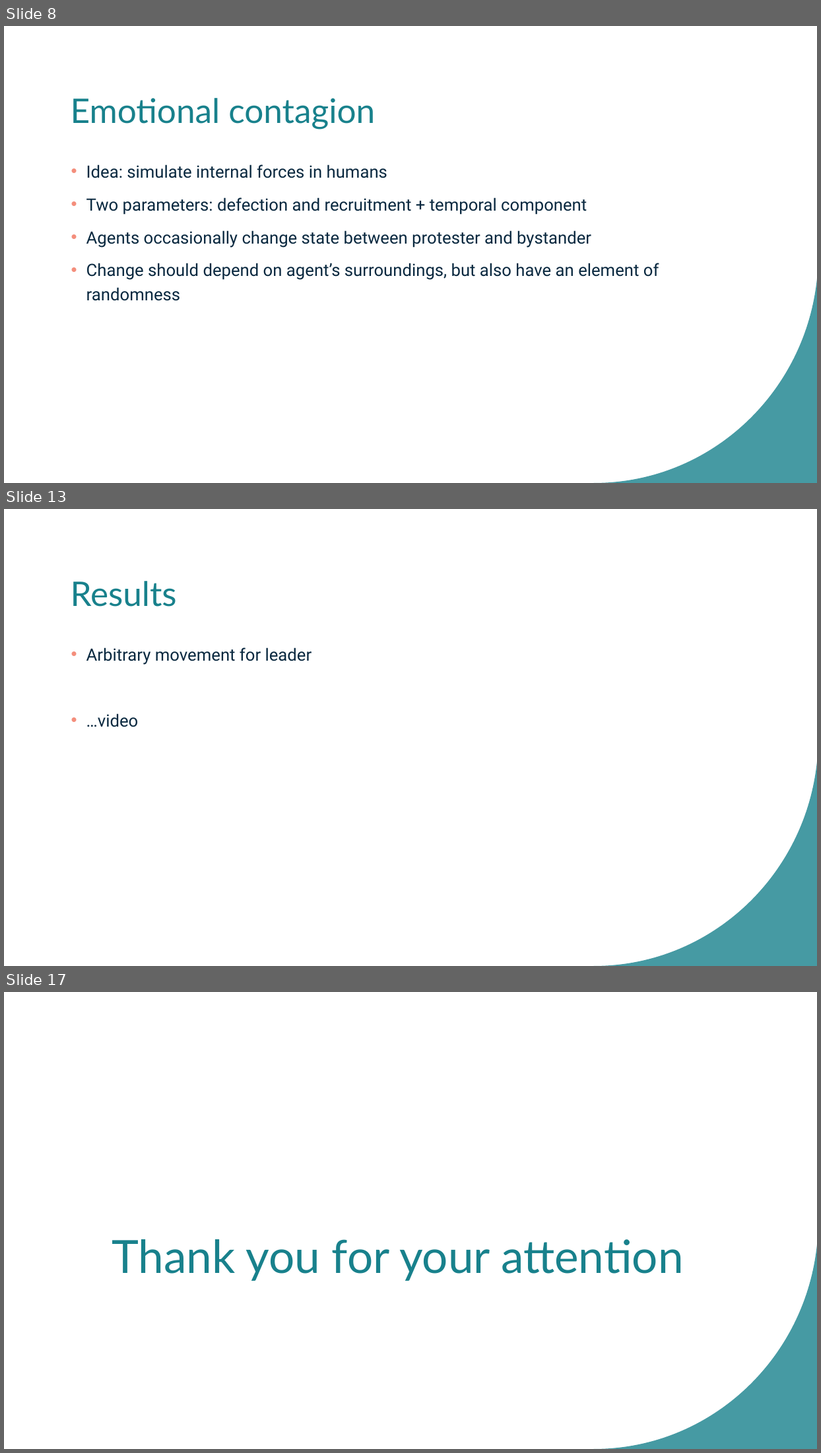
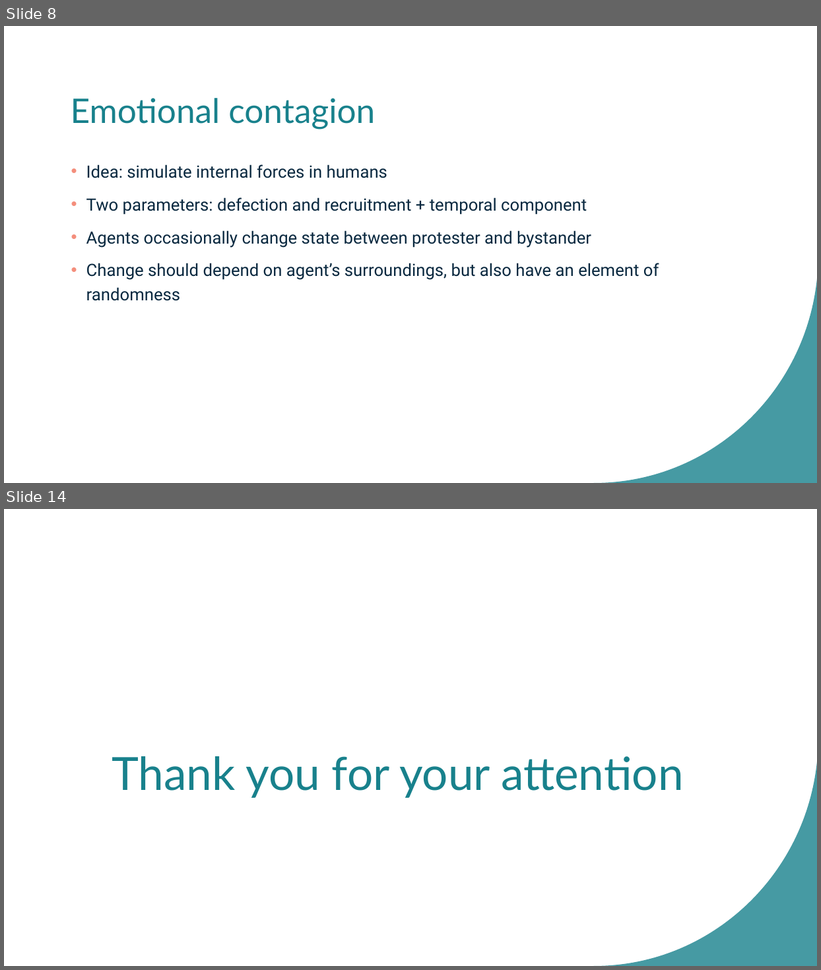
Before and after one commit to bajicluka01/CollectiveBehaviour-GroupA, a slide deck: GroupA-presentation.pptx. Shown one above the other, each under a label of ours: slides 8, 13 and 17 before the commit, slides 8 and 14 after it; the slides between them are not shown. The pictures are 821x1453 and 821x970 pixels, drawn with LibreOffice and Linux fonts; fonts in the diff are those of the drawing. Boxes give left, top, right and bottom in pixels: in the first picture for what was removed or moved away, otherwise in the second. Text is boxed around its words. In the diff, an @@ line names an element or a change of style, - is before the commit and + after.

```diff
--- a/GroupA-presentation.pptx
+++ b/GroupA-presentation.pptx
@@ slide 13 removed at (x1=4, y1=509, x2=817, y2=966), background #FFFFFF; not listed: 1 template element that a slide beside it also shows @@
@@ title removed at (x1=71, y1=581, x2=177, y2=607) @@
-Results
@@ text removed at (x1=86, y1=648, x2=312, y2=727) @@
-• Arbitrary movement for leader
-• …video
@@ what was slide 17 is now slide 14 @@
```
Also in this commit, not shown: 7 slides changed, 2 other slides removed, 6 other files.
